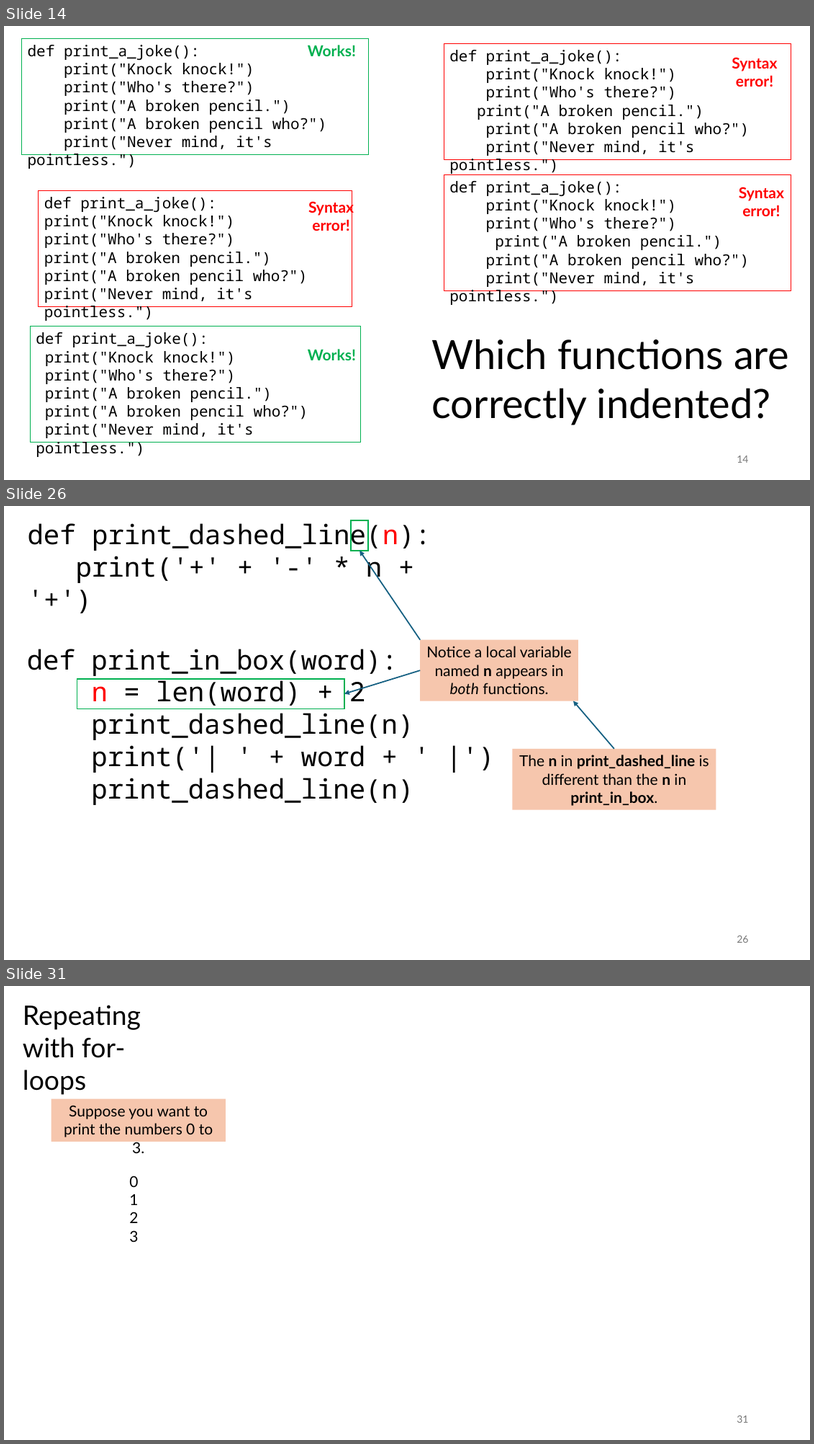
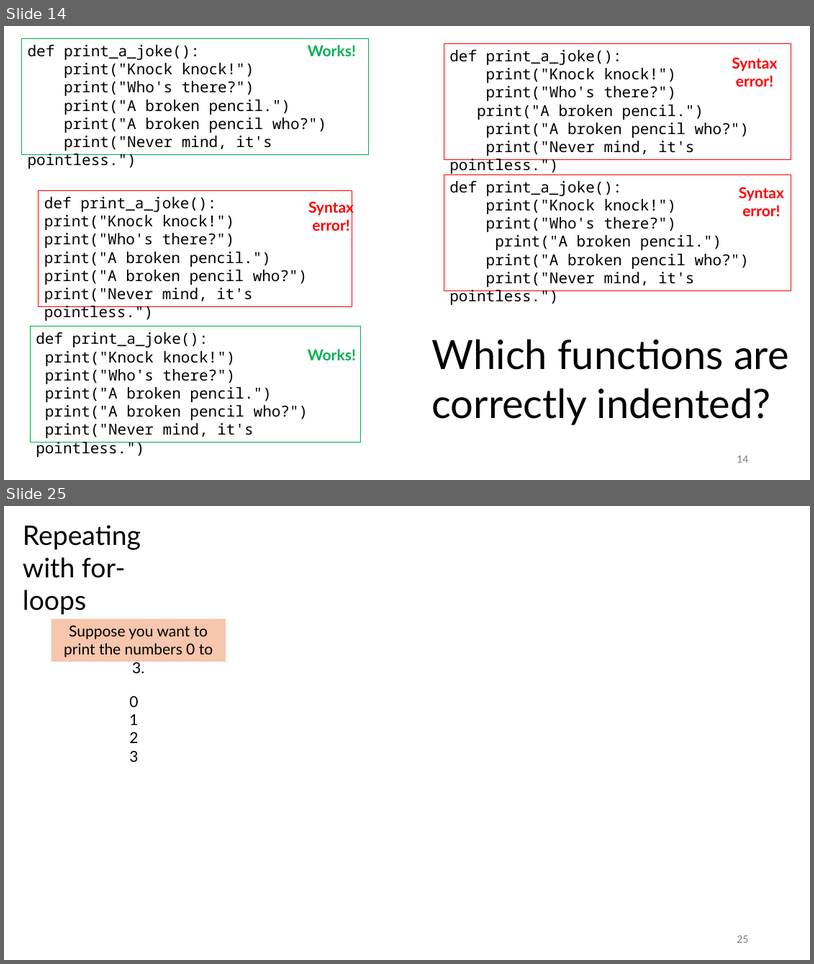
Before and after one commit to tjd1234/cmpt120spring2026, a slide deck: lecture_notes/chapter3/chapter3.pptx. Shown one above the other, each under a label of ours: slides 14, 26 and 31 before the commit, slides 14 and 25 after it; the slides between them are not shown. The pictures are 814x1444 and 814x964 pixels, drawn with LibreOffice and Linux fonts; fonts in the diff are those of the drawing. Boxes give left, top, right and bottom in pixels: in the first picture for what was removed or moved away, otherwise in the second. Text is boxed around its words. In the diff, an @@ line names an element or a change of style, - is before the commit and + after.

```diff
--- a/lecture_notes/chapter3/chapter3.pptx
+++ b/lecture_notes/chapter3/chapter3.pptx
@@ slide 26 removed at box(4, 506, 810, 960), background #FFFFFF @@
@@ text removed at box(28, 520, 431, 584) @@
-def print_dashed_line(n):
-print('+' + '-' * n + '+')
@@ rectangle removed at box(351, 520, 369, 551) @@
@@ arrow removed from (420, 640) to (360, 551) @@
@@ text removed at box(27, 649, 414, 805) @@
-def print_in_box(word):
-n = len(word) + 2
-print_dashed_line(n)
-print('| ' + word + ' |')
-print_dashed_line(n)
@@ rectangle removed at box(420, 640, 579, 701) @@
-Notice a local variable named n appears in both functions.
@@ arrow removed from (420, 671) to (345, 693) @@
@@ rectangle removed at box(77, 679, 345, 709) @@
@@ arrow removed from (615, 749) to (574, 701) @@
@@ rectangle removed at box(513, 749, 717, 810) @@
-The n in print_dashed_line is different than the n in print_in_box.
@@ page number removed at box(737, 935, 748, 942) @@
-26
@@ what was slide 31 is now slide 25 @@
@@ page number at box(737, 935, 748, 942): text changed @@
-31
+25
```
Also in this commit, not shown: 5 slides changed, 5 slides added, 10 other slides removed, 1 other file.
